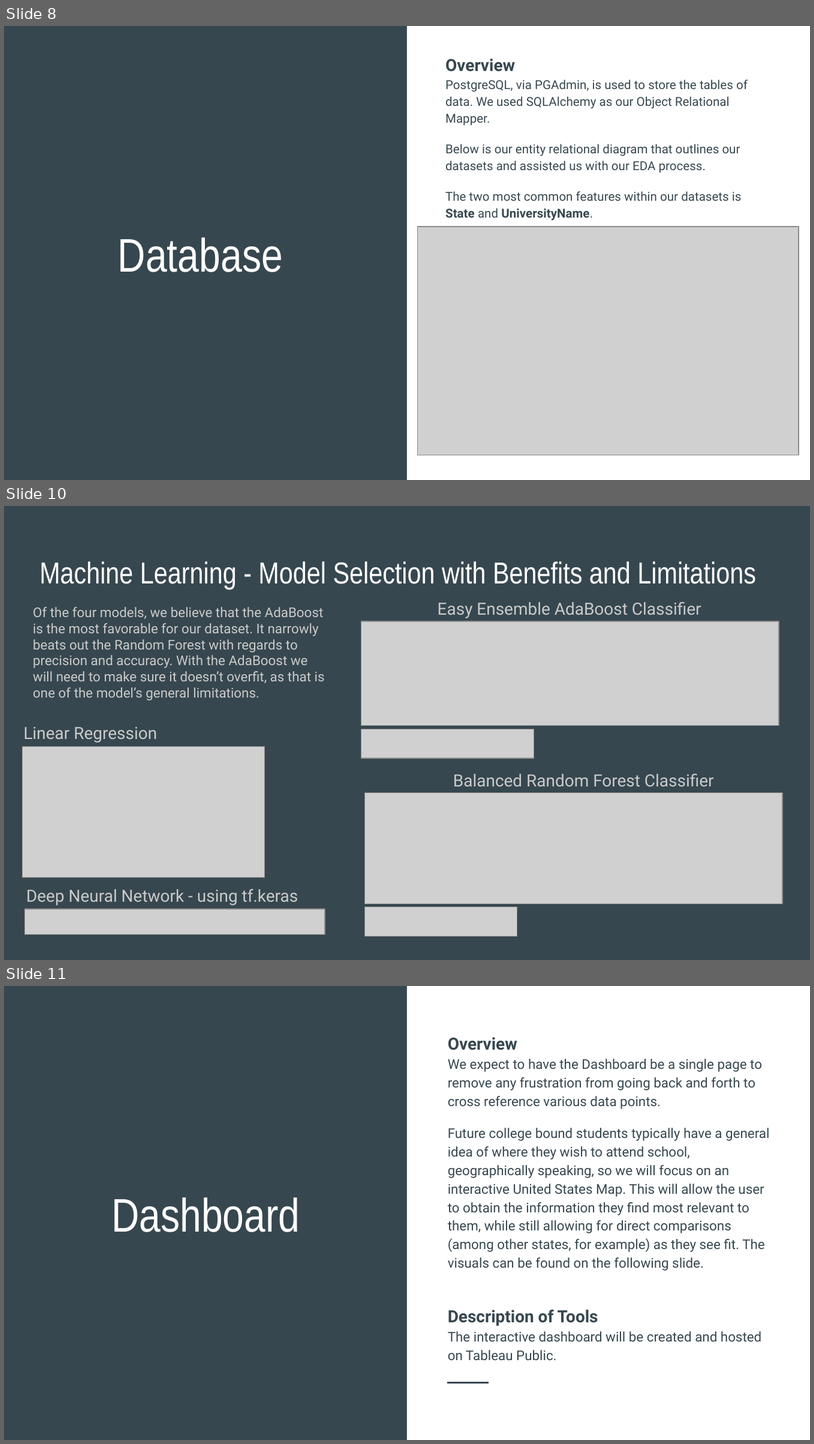
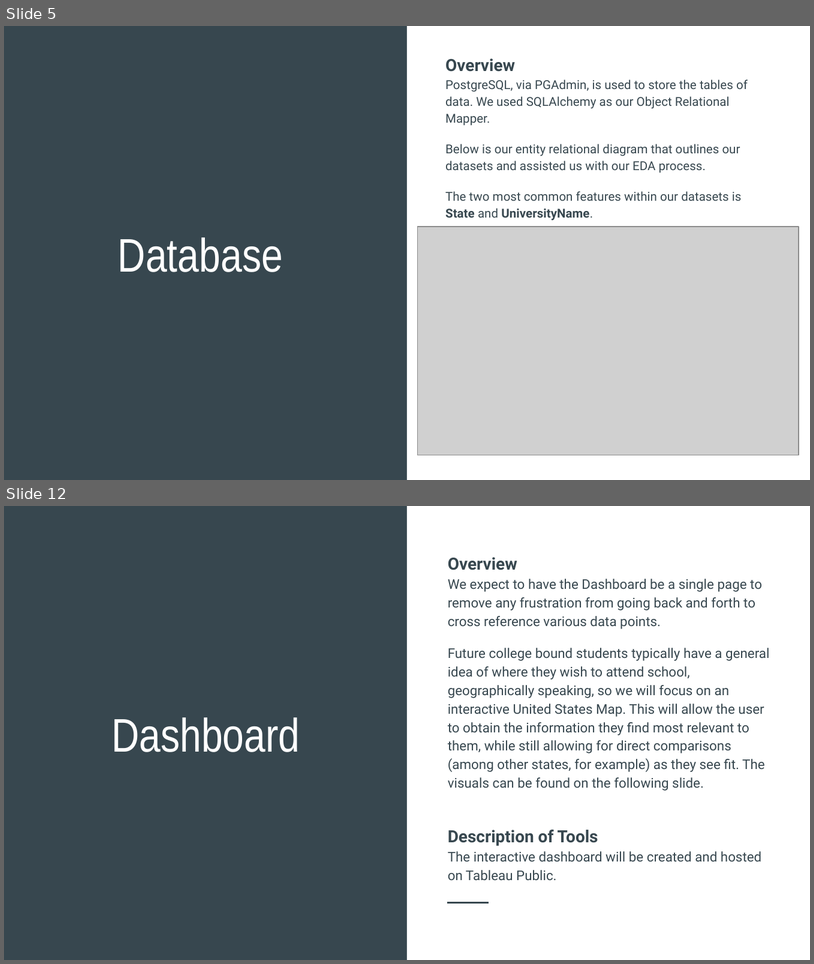
Before and after one commit to razon7/Group-Project, a slide deck: College_Costs_Career_Pay.pptx. Shown one above the other, each under a label of ours: slides 8, 10 and 11 before the commit, slides 5 and 12 after it; the slides between them are not shown. The pictures are 814x1444 and 814x964 pixels, drawn with LibreOffice and Linux fonts; fonts in the diff are those of the drawing; grey boxes stand for pictures. Boxes give left, top, right and bottom in pixels: in the first picture for what was removed or moved away, otherwise in the second. Text is boxed around its words. In the diff, an @@ line names an element or a change of style, - is before the commit and + after.

```diff
--- a/College_Costs_Career_Pay.pptx
+++ b/College_Costs_Career_Pay.pptx
@@ slide 10 removed at box(4, 506, 810, 960), background #37474F @@
@@ title removed at box(39, 561, 756, 589) @@
-Machine Learning - Model Selection with Benefits and Limitations
@@ text removed at box(33, 607, 325, 700) @@
-Of the four models, we believe that the AdaBoost is the most favorable for our dataset. It narrowly beats out the Random Forest with regards to precision and accuracy. With the AdaBoost we will need to make sure it doesn’t overfit, as that is one of the model’s general limitations.
@@ text removed at box(438, 602, 702, 618) @@
-Easy Ensemble AdaBoost Classifier
@@ picture removed at box(361, 621, 779, 726) @@
@@ text removed at box(24, 727, 157, 742) @@
-Linear Regression
@@ picture removed at box(361, 729, 534, 757) @@
@@ picture removed at box(23, 747, 265, 877) @@
@@ text removed at box(453, 774, 714, 786) @@
-Balanced Random Forest Classifier
@@ picture removed at box(365, 793, 782, 904) @@
@@ text removed at box(26, 889, 299, 905) @@
-Deep Neural Network - using tf.keras
@@ picture removed at box(25, 909, 325, 934) @@
@@ picture removed at box(365, 907, 517, 936) @@
@@ what was slide 8 is now slide 5 @@
@@ what was slide 11 is now slide 12 @@
```
Also in this commit, not shown: 4 slides changed, 2 slides added, 1 other file.
